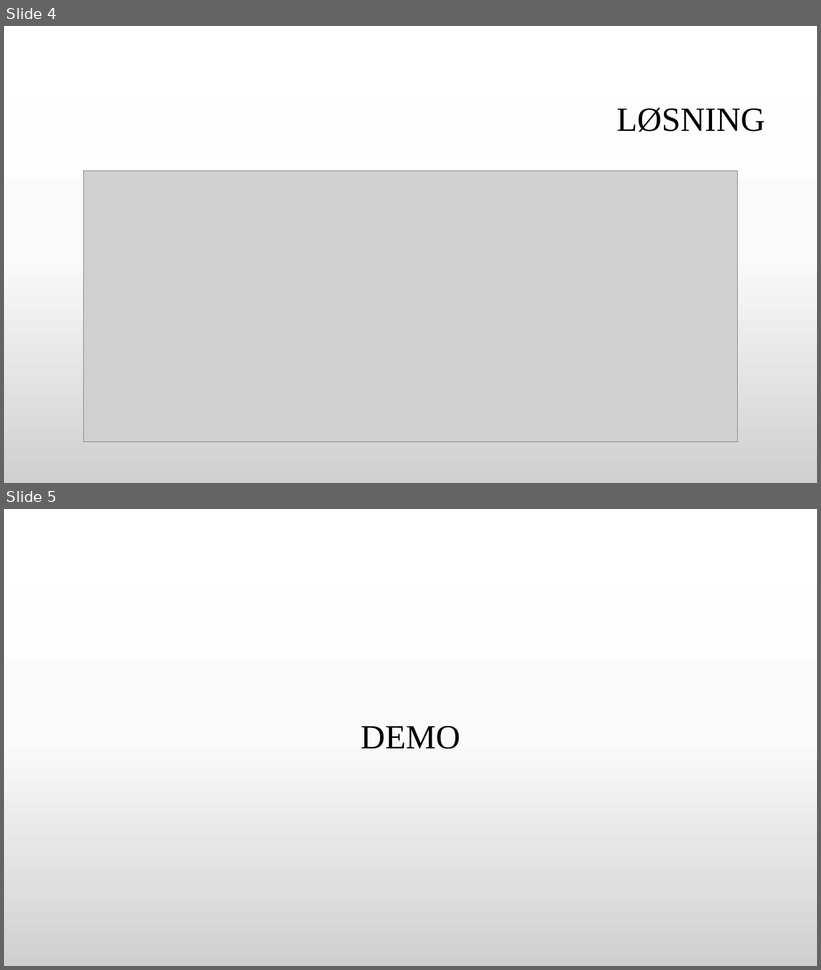
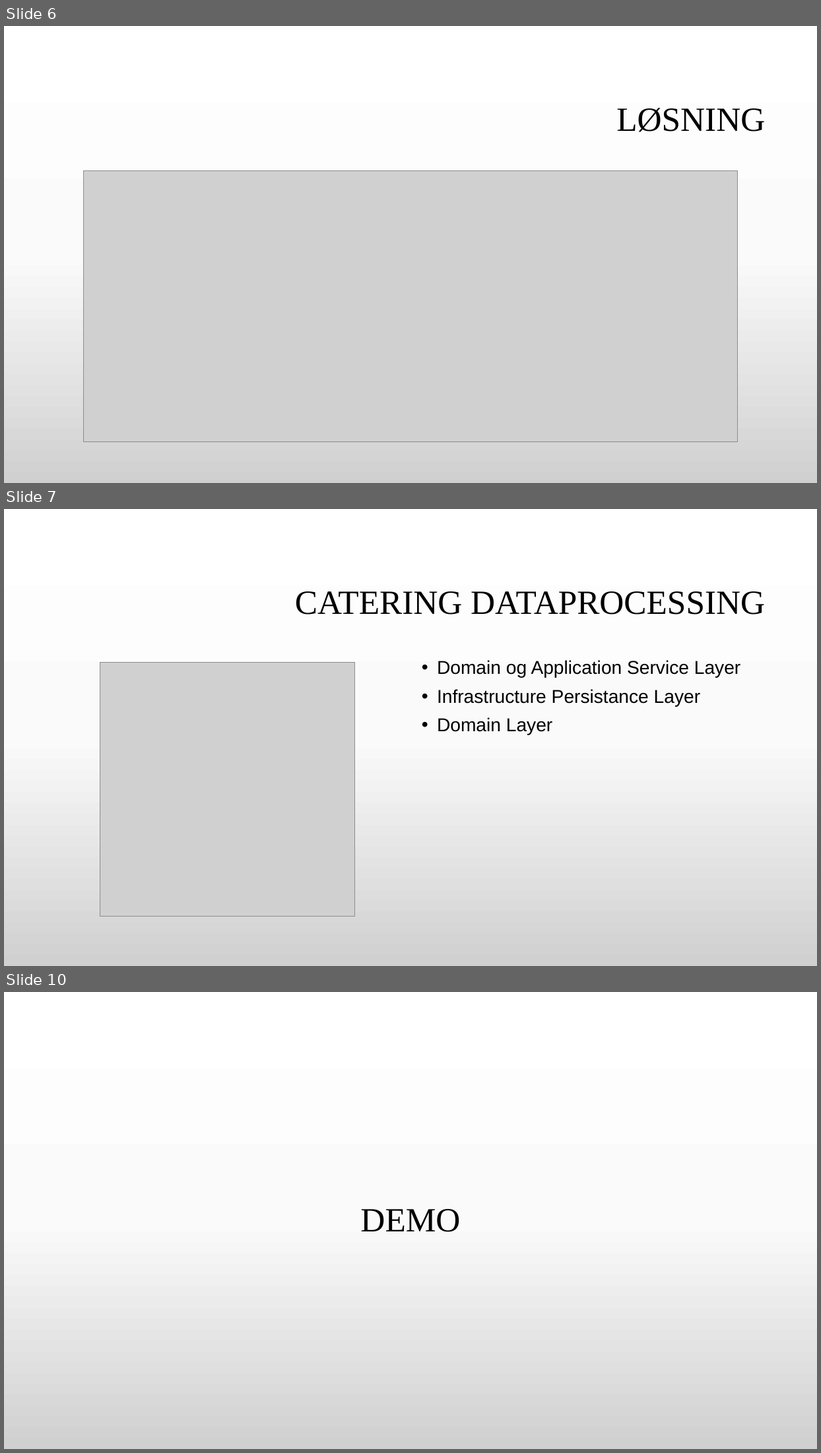
Before and after one commit to GitDeveloperBel/Kafka, a slide deck: presentation.pptx. Shown one above the other, each under a label of ours: slides 4 and 5 before the commit, slides 6, 7 and 10 after it; the slides between them are not shown. The pictures are 821x970 and 821x1453 pixels, drawn with LibreOffice and Linux fonts; fonts in the diff are those of the drawing; grey boxes stand for pictures; background and template pictures are left out. Boxes give left, top, right and bottom in pixels: in the first picture for what was removed or moved away, otherwise in the second. Text is boxed around its words. In the diff, an @@ line names an element or a change of style, - is before the commit and + after.

```diff
--- a/presentation.pptx
+++ b/presentation.pptx
@@ slide 7 added at (4, 509, 817, 966), background gradient #FFFFFF to #FBFBFB to #D1D1D1 @@
@@ title added at (295, 591, 765, 615), 40 pt, text #000000 @@
+CATERING DATAPROCESSING
@@ picture added at (100, 662, 355, 917) @@
@@ text added at (437, 660, 741, 735), 22 pt, text #000000 @@
+• Domain og Application Service Layer
+• Infrastructure Persistance Layer
+• Domain Layer
@@ what was slide 4 is now slide 6 @@
@@ what was slide 5 is now slide 10 @@
```
Also in this commit, not shown: 7 slides changed, 11 other slides added, 2 slides removed, 9 other files.
